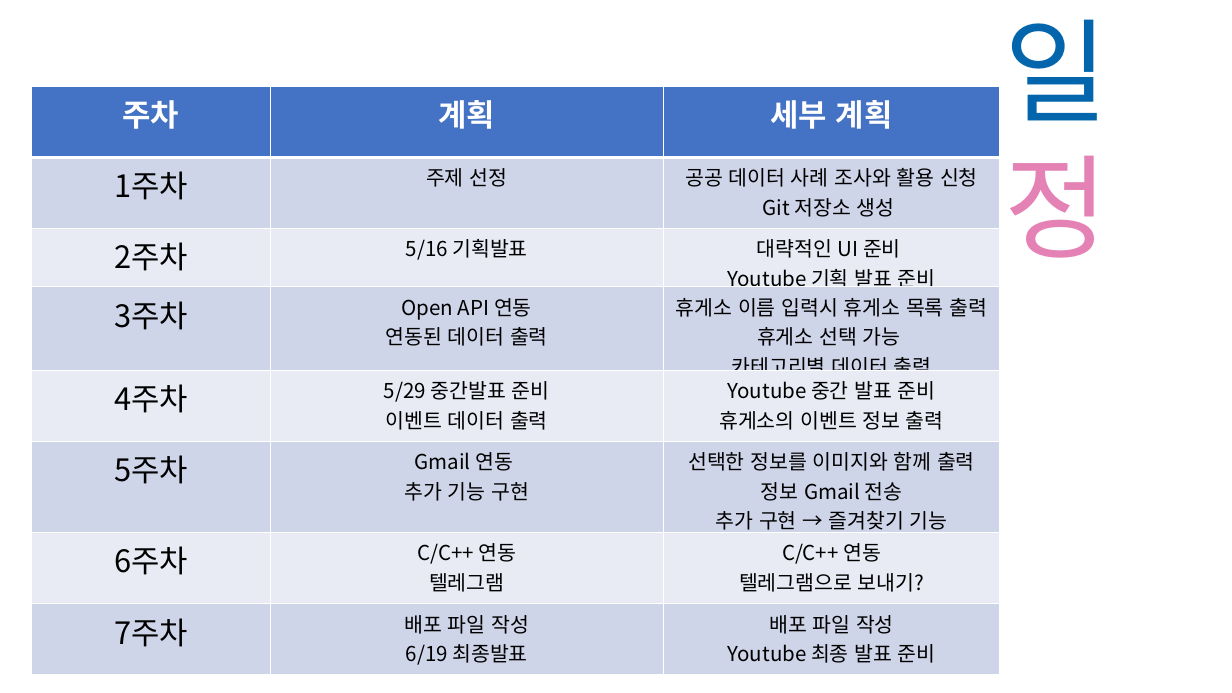
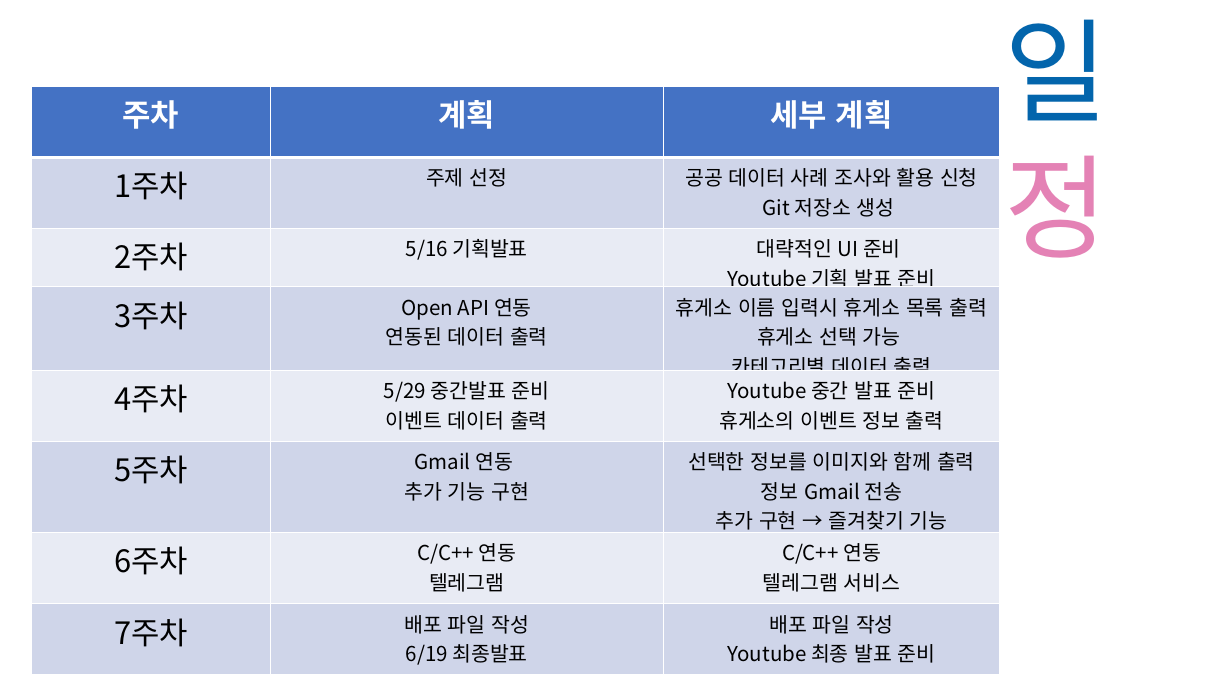
Before and after one commit to jjangsu/-, a slide deck: slide 5 of RestArea/수현 민주.pptx. Drawn at 1232x693 pixels with LibreOffice and Linux fonts; fonts in the diff are those of the drawing. Boxes give left, top, right and bottom in pixels: in the first picture for what was removed or moved away, otherwise in the second. Text is boxed around its words. In the diff, an @@ line names an element or a change of style, - is before the commit and + after.

```diff
--- a/RestArea/수현 민주.pptx
+++ b/RestArea/수현 민주.pptx
@@ table at bbox=[31, 86, 1000, 675] @@
-row 7, column 3: C/C++ 연동 / 텔레그램으로 보내기?
+row 7, column 3: C/C++ 연동 / 텔레그램 서비스
```
Also in this commit, not shown: 2 other slides changed.
